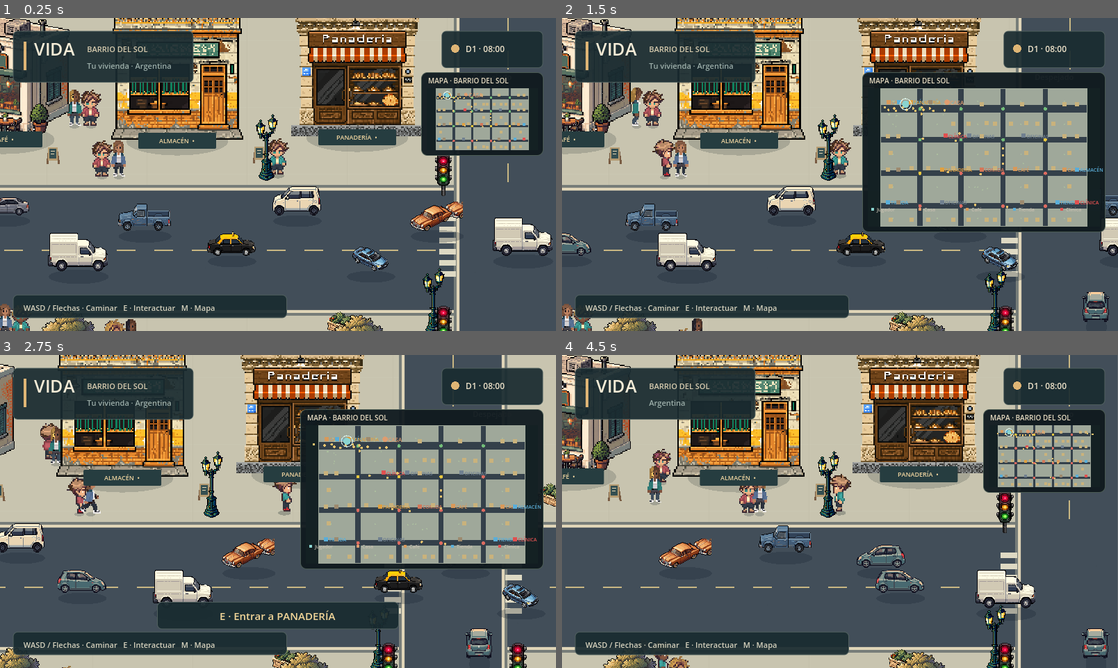
Above: before the commit, frames 1-4 (two rows, left to right).
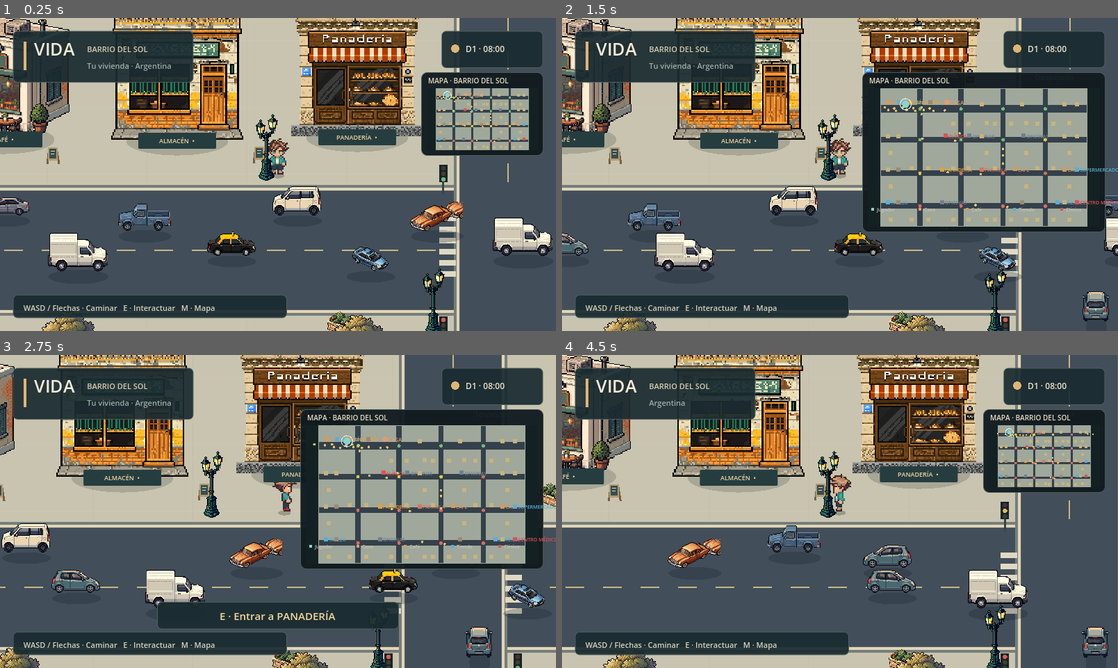
Above: after the commit, the same moments.

Repository: AgustinWojtyszyn/Life--simulador-de-vida
Game: Godot game, scene res://scenes/playground.tscn
Same seed, same stepped clock (60 frames per second), same inputs: the game is played once before the commit and once after it. This scene is started directly instead of the project's main scene.
Inputs (mouse positions are in pixels of both pictures, inside the frame that each line leads up to):
- Up to frame 1 (0.25 s): no input
- Up to frame 2 (1.5 s): drag from (1045, 115) to (895, 105) at 0.52 s; drag from (728, 190) to (812, 237) at 1.27 s
- Up to frame 3 (2.75 s): move the mouse to (333, 442) at 2.02 s; hold D (move_right) from 2.03 s (still down); tap E (interact) at 2.1 s
- Up to frame 4 (4.5 s): release D (move_right) at 2.75 s; drag from (812, 574) to (673, 464) at 2.77 s; move the mouse to (1006, 558) at 3.52 s; hold A (move_left) 3.53-4.25 s; tap E (interact) at 3.6 s; tap M (toggle_minimap) at 4.15 s; drag from (673, 464) to (756, 433) at 4.27 s

The runs differ from the first frame. In frame 1, 2.2% of the frame differs, in the area x 0-99%, y 22-100%; in frame 2, 3.7%; in frame 3, 4.3%; in frame 4, 4.4%, in the area x 14-99%, y 24-100%.
Error after the commit: Parse Error: Member "velocity" redefined (original in native class 'CharacterBody2D') (res://scripts/city_walker.gd:12)

Commit message:
fix: stabilize pedestrians, signals and world scale

Diff:
--- a/scripts/building.gd
+++ b/scripts/building.gd
@@ -41,6 +41,7 @@
 		add_destination_label()
 	set_meta("building_mode", Access.keys()[access])
 	set_meta("building_type", building_type)
+	set_meta("building_title", "TU HOGAR" if is_home else title)
 	set_meta("orientation", orientation)
 	if access != Access.EXTERIOR_ONLY:
 		var door := InteractionTargetScript.new()
--- a/scripts/city_walker.gd
+++ b/scripts/city_walker.gd
@@ -1,4 +1,4 @@
-extends Node2D
+extends CharacterBody2D
 
 enum State { WALK, IDLE, SIT, PHONE, DRINK, EAT, SHOP, CHAT, WAIT_CROSSING, ENTER_BUILDING, EXIT_BUILDING, LOOK_AROUND, REST, OPTIONAL_JOG }
 var state := State.WALK
@@ -23,6 +23,15 @@
 var activity_time := 0.0
 
 func _ready() -> void:
+	motion_mode = CharacterBody2D.MOTION_MODE_FLOATING
+	collision_layer = 4
+	collision_mask = 5 # world (1) + other residents (4)
+	var collider := CollisionShape2D.new()
+	var shape := RectangleShape2D.new()
+	shape.size = Vector2(12, 8)
+	collider.shape = shape
+	collider.position = Vector2(0, -4)
+	add_child(collider)
 	add_to_group("city_residents")
 	personality = get_index() % 5
 	wait_time = float(personality) * 0.73
@@ -35,7 +44,7 @@
 	add_child(visual)
 	sprite = visual.sprite
 
-func _process(delta: float) -> void:
+func _physics_process(delta: float) -> void:
 	if indoor_time > 0:
 		indoor_time = maxf(0, indoor_time - delta)
 		visible = indoor_time == 0
@@ -82,20 +91,22 @@
 		desired += separation * minf(48.0, desired_speed * 0.75)
 		desired = desired.limit_length(desired_speed)
 	velocity = velocity.move_toward(desired, (150.0 + personality * 14.0) * delta)
-	var movement := velocity * delta
-	if movement.length() > remaining: movement = goal - position
-	var candidate := position + movement
+	var intended := velocity * delta
+	if intended.length() > remaining:
+		velocity = position.direction_to(goal) * remaining / maxf(delta, 0.0001)
+		intended = goal - position
+	var candidate := position + intended
 	var parent := get_parent()
 	if parent.has_method("walker_position_clear") and not bool(parent.call("walker_position_clear", candidate)):
-		# Do not ghost through a facade or prop. Skip the blocked local waypoint
-		# and let the short route choose another approach on the next update.
 		velocity = Vector2.ZERO
 		crossing = false
 		destination = (destination + 1) % route.size()
 		wait_time = 0.35
 		visual.animate_motion(Vector2.ZERO, 0)
 		return
-	position = candidate
+	var before := position
+	move_and_slide()
+	var movement := position - before
 	visual.animate_motion(movement, movement.length())
 	if position.distance_to(goal) < 1:
 		velocity = Vector2.ZERO
@@ -129,10 +140,14 @@
 	var push := crowd_separation()
 	if push.length_squared() < 0.001:
 		return
-	var candidate := position + push.normalized() * minf(20.0 * delta, 1.5)
+	var nudge := push.normalized() * minf(20.0, push.length() * 28.0)
+	var candidate := position + nudge * delta
 	var parent := get_parent()
 	if not parent.has_method("walker_position_clear") or bool(parent.call("walker_position_clear", candidate)):
-		position = candidate
+		var previous_velocity := velocity
+		velocity = nudge
+		move_and_slide()
+		velocity = previous_velocity
 
 func choose_activity() -> void:
 	if route_kind == "football":
--- a/scripts/minimap.gd
+++ b/scripts/minimap.gd
@@ -117,7 +117,8 @@
 		draw_rect(Rect2(p - Vector2(dot_size, dot_size), Vector2(dot_size * 2, dot_size * 2)), col)
 		# Expanded map is a navigation tool, not merely a nearby radar.
 		if expanded and poi_label != "":
-			draw_string(font, p + Vector2(4, 4), poi_label, HORIZONTAL_ALIGNMENT_LEFT, 68, 7, col)
+			var destination_name := str(object.get_meta("building_title", poi_label))
+			draw_string(font, p + Vector2(4, 4), destination_name, HORIZONTAL_ALIGNMENT_LEFT, 82, 7, col)
 	# Traffic signals
 	for traffic_light in get_tree().get_nodes_in_group("traffic_signals"):
 		if not is_instance_valid(traffic_light):
--- a/scripts/player.gd
+++ b/scripts/player.gd
@@ -21,6 +21,8 @@
 func _ready() -> void:
 	# Top-down movement: treat every collision as a wall, not as a floor/slope.
 	motion_mode = CharacterBody2D.MOTION_MODE_FLOATING
+	collision_layer = 1
+	collision_mask = 7 # world + traffic + residents
 	visual = CharacterVisual.new()
 	visual.profile = WorldManager.profile
 	add_child(visual)
@@ -113,7 +115,7 @@
 	if not is_inside_tree():
 		return
 	collision_layer = 1
-	collision_mask = 3
+	collision_mask = 7
 	facing = Vector2.DOWN
 	sprite.texture = SOUTH
 	sprite.position.y = -14
--- a/scripts/playground.gd
+++ b/scripts/playground.gd
@@ -461,8 +461,7 @@
 		var seat: Vector2 = benches[0].position + Vector2(0, 2)
 		routes.append([seat, seat + Vector2(0, 28), seat + Vector2(70, 28), seat + Vector2(0, 28)])
 	for i in WorldManager.district.population:
-		var walker := Node2D.new()
-		walker.set_script(Walker)
+		var walker := Walker.new()
 		walker.route.assign(routes[i % routes.size()])
 		walker.position = walker.route[0] + Vector2(int(i / routes.size()) * 18, 0)
 		walker.speed = 58.0 + (i % 6) * 6
@@ -492,6 +491,19 @@
 	var catalog := building.variant.has("family")
 	var max_width := 170.0 if catalog else 190.0
 	var max_height := float(building.variant.get("height", 238.0)) if catalog else 238.0
+	# Preserve hierarchy without making houses microscopic beside towers.
+	if building.building_type in ["tower", "residential_tower"]:
+		max_width = maxf(max_width, 220.0)
+		max_height = maxf(max_height, 300.0)
+	elif building.building_type in ["apartments", "residential_apartment", "residential_building", "low_apartments"]:
+		max_width = maxf(max_width, 195.0)
+		max_height = maxf(max_height, 220.0)
+	elif building.building_type in ["clinic", "office", "school", "library", "public"]:
+		max_width = maxf(max_width, 205.0)
+		max_height = maxf(max_height, 190.0)
+	elif building.building_type.begins_with("residential"):
+		max_width = minf(max_width, 178.0)
+		max_height = minf(max_height, 170.0)
 	if building.building_type == "kiosk":
 		max_width = 132.0
 		max_height = 170.0
--- a/scripts/population_system.gd
+++ b/scripts/population_system.gd
@@ -12,5 +12,5 @@
 	for npc in residents:
 		var close := npc.position.distance_squared_to(player.position) < 850.0 * 850.0
 		var awake := (GameClock.hour() >= 6 and GameClock.hour() < 22) or npc.get_index() % 4 == 0 or npc.has_meta("person_id")
-		npc.set_process((close and awake) or npc.indoor_time > 0)
+		npc.set_physics_process((close and awake) or npc.indoor_time > 0)
 		npc.visible = close and awake and npc.indoor_time <= 0
--- a/scripts/traffic_signal.gd
+++ b/scripts/traffic_signal.gd
@@ -16,19 +16,8 @@
 func _ready() -> void:
 	add_to_group("traffic_signals")
 	z_index = 14
-	# Spawn four directional signal sprites using the PixelLab asset
-	var sprite_path := "res://assets/city/props/traffic_light.png"
-	if ResourceLoader.exists(sprite_path):
-		var tex: Texture2D = load(sprite_path)
-		# Signals stand on the four sidewalk corners, never inside a traffic lane.
-		for pos in signal_positions():
-			var s := Sprite2D.new()
-			s.texture = tex
-			s.centered = true
-			s.position = pos
-			s.scale = Vector2(0.78, 0.78)
-			s.texture_filter = CanvasItem.TEXTURE_FILTER_NEAREST
-			add_child(s)
+	# Use one state-driven signal rendering per corner. Previously a decorative
+	# sprite and the procedural signal were stacked at the same coordinates.
 	refresh_state(true)
 
 func _process(delta: float) -> void:
--- a/tests/movement_test.gd
+++ b/tests/movement_test.gd
@@ -51,19 +51,20 @@
 	check(player.velocity.length() <= 140.01, "Diagonal input must never exceed walking speed")
 	for i in 8: player._physics_process(1.0 / 60.0)
 	check(player.velocity.is_zero_approx(), "Player must stop cleanly after diagonal input")
-	var walker: Node2D = load("res://scripts/city_walker.gd").new()
+	var walker: CharacterBody2D = load("res://scripts/city_walker.gd").new()
 	walker.route.assign([Vector2(100, 100), Vector2(300, 100)])
 	walker.position = walker.route[0]
 	walker.speed = 72
 	root.add_child(walker)
-	walker.set_process(false)
+	walker.set_physics_process(false)
 	walker.wait_time = 0
-	walker._process(1.0 / 60)
+	check(walker.collision_layer == 4 and walker.collision_mask == 5, "NPCs use foot-level physics collisions against world and residents")
+	walker._physics_process(1.0 / 60)
 	check(walker.velocity.length() > 0 and walker.velocity.length() < 10, "NPC eases into walking")
-	for i in 60: walker._process(1.0 / 60)
+	for i in 60: walker._physics_process(1.0 / 60)
 	check(walker.velocity.length() > 65, "NPC reaches a natural varied pace")
 	walker.position = Vector2(295, 100)
-	for i in 60: walker._process(1.0 / 60)
+	for i in 60: walker._physics_process(1.0 / 60)
 	check(walker.position.x <= 300.01 and walker.wait_time > 0, "NPC brakes and pauses without overshooting")
 	print("MOVEMENT: ", "PASS" if failures == 0 else "FAIL", " (", failures, " failures)")
 	quit(0 if failures == 0 else 1)
--- a/tests/orientation_test.gd
+++ b/tests/orientation_test.gd
@@ -23,6 +23,11 @@
 		for object in world.city_objects:
 			if object.has_meta("building_type"):
 				views[object.orientation] = true
+				check(object.facade != null, country.id + ": every building must have a facade")
+				if object.facade != null:
+					check(not object.facade.resource_path.is_empty(), country.id + ": facade must come from a real resource")
+					if country.id != "ar":
+						check(not object.facade.resource_path.contains("/ar/"), country.id + ": foreign city must never borrow an Argentine facade")
 				var normal: String = orientation.street_facing(object.position, world.roads(), false)
 				check(orientation.vector(object.orientation).dot(orientation.vector(normal)) >= 0.7, country.id + ": facade faces its own street: " + object.building_id + " at " + str(object.position) + " facing " + object.orientation + " expected " + normal)
 				check(object.rotation == 0 and not object.get_child(0).flip_h, "Building views must not rotate or mirror signs")
